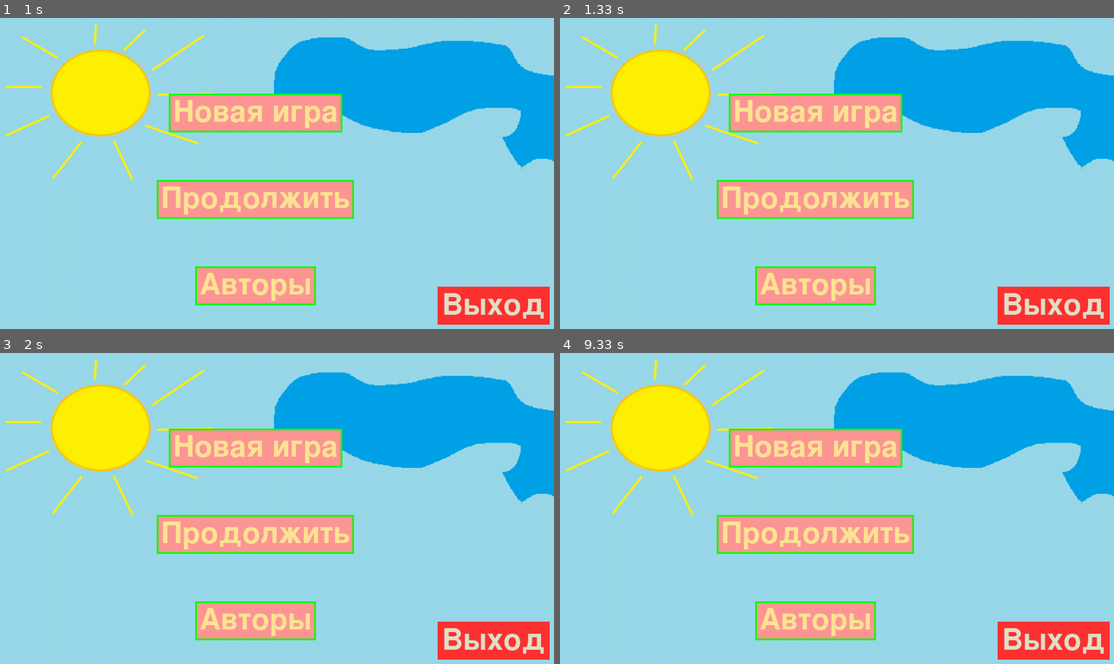
Above: before the commit, frames 1-4 (two rows, left to right).
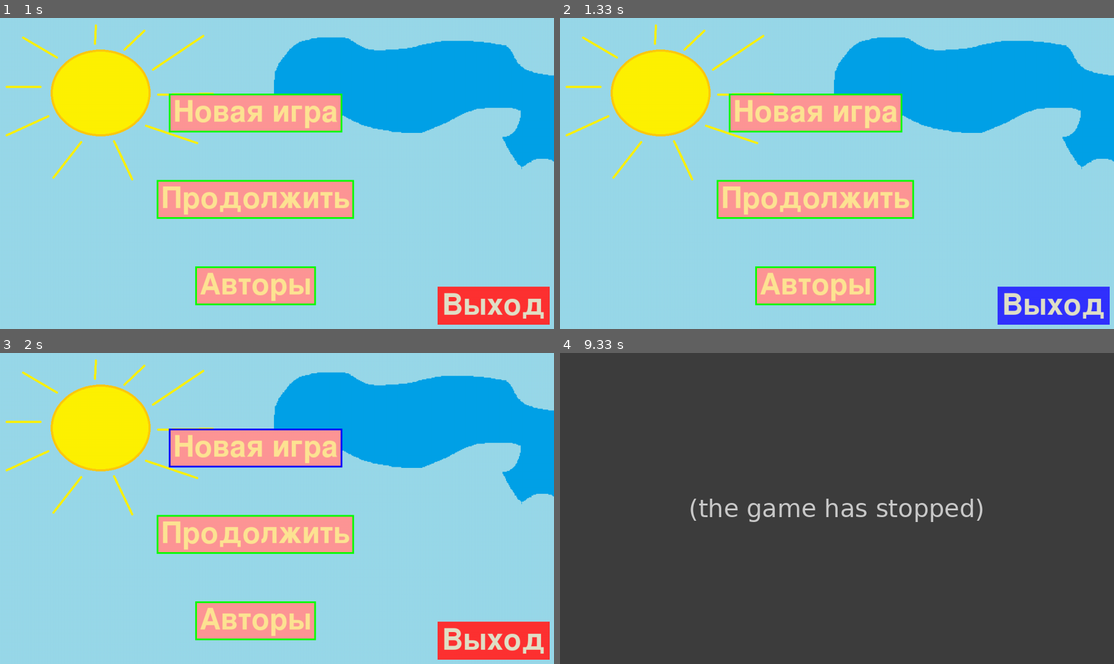
Above: after the commit, the same moments.

Repository: realReloadTime/GoodAppsProduction
Game: pygame game, started from start.py
The game is run twice, just before and just after one commit, with the same random seed, the same clock (stepped at 60 frames per second) and the same inputs.
Inputs (mouse positions are in pixels of both pictures, inside the frame that each line leads up to):
- Up to frame 1 (1 s): click "Новая игра" at 0.38 s; press the mouse at (254, 198) at 0.7 s; move the mouse to (166, 182) at 0.8 s; release the mouse at (77, 164) at 0.93 s
- Up to frame 2 (1.33 s): press the mouse at (814, 198) at 1.03 s; move the mouse to (931, 245) at 1.13 s; release the mouse at (1047, 291) at 1.27 s
- Up to frame 3 (2 s): press the mouse at (254, 446) at 1.37 s; move the mouse to (238, 502) at 1.47 s; release the mouse at (221, 558) at 1.6 s; click (210, 464) at 1.72 s
- Up to frame 4 (9.33 s): press the mouse at (814, 620) at 2.03 s; move the mouse to (781, 611) at 2.13 s; release the mouse at (753, 598) at 2.27 s; press the mouse at (814, 533) at 2.37 s; move the mouse to (842, 489) at 2.47 s; release the mouse at (870, 446) at 2.6 s; press the mouse at (814, 533) at 2.7 s; move the mouse to (909, 558) at 2.8 s; release the mouse at (1008, 583) at 2.93 s; press the mouse at (814, 533) at 3.53 s; move the mouse to (770, 527) at 3.63 s; release the mouse at (720, 520) at 3.77 s; press the mouse at (814, 533) at 3.87 s; move the mouse to (842, 477) at 3.97 s; release the mouse at (870, 424) at 4.1 s; press the mouse at (814, 446) at 6.2 s; move the mouse to (842, 455) at 6.3 s; release the mouse at (870, 464) at 6.43 s; press the mouse at (814, 533) at 6.53 s; move the mouse to (809, 536) at 6.63 s; release the mouse at (798, 536) at 6.77 s; press the mouse at (814, 446) at 6.87 s; move the mouse to (870, 486) at 6.97 s; release the mouse at (925, 524) at 7.1 s; press the mouse at (1053, 639) at 9.2 s; move the mouse to (942, 517) at 9.3 s

Frame 1 is identical in both runs. In frame 2, 2.0% of the frame differs, in the area x 78-100%, y 86-99%; in frame 3, 0.5%; in frame 4, 100%, in the area x 0-100%, y 0-100%.
After the commit the program exited at 9.2 s; later frames show no game.

Commit message:
repaired lighting buttons, added new functions, excluded collision with other screens, added new tasks, setup exit button

Diff:
--- a/start.py
+++ b/start.py
@@ -1,3 +1,7 @@
+# ЗАДАЧИ  !!!
+# Нарисовать фоны для экранов, анимации(не в приоритете)
+# Перенести код отрисовки главного меню в специальную функцию draw_menu
+# Начать разработку дата базы для сохранения данных
 import pygame
 from win32api import GetSystemMetrics
 
@@ -25,7 +29,9 @@
         pygame.display.set_caption('Продай и отдай')
         clock = pygame.time.Clock()
         buttons = [['Новая игра', 0], ['Продолжить', 0], ['Авторы', 0], ['Выйти', 0]]  # названия и состояния кнопок
-        button_location = []  # расположение кнопок
+
+        # расположение кнопок
+        button_location = []  # ЗАПИСЬ ПО СХЕМЕ [x0 - обводка, y0 - обводка, ширина + обводка, высота + обводка]
         running = True
 
         while running:
@@ -37,11 +43,18 @@
                     running = False
 
                 if event.type == pygame.MOUSEMOTION:
-                    for x, y, w, h in button_location:
-                        if x <= event.pos[0] <= x + w and y <= event.pos[1] <= y + h:
-                            buttons[button_location.index([x, y, w, h])][1] = 1
-                        else:
-                            buttons[button_location.index([x, y, w, h])][1] = 0
+
+                    # ограничитель, исключает коллапс с другими экранами
+                    if self.selected_screen == self.all_screens[0]:
+                        for x, y, w, h in button_location:
+                            if x <= event.pos[0] <= x + w and y <= event.pos[1] <= y + h:
+                                buttons[button_location.index([x, y, w, h])][1] = 1
+                            else:
+                                buttons[button_location.index([x, y, w, h])][1] = 0
+                if event.type == pygame.MOUSEBUTTONDOWN:
+                    if button_location[3][0] <= event.pos[0] <= button_location[3][0] + button_location[3][2] and\
+                            button_location[3][1] <= event.pos[1] <= button_location[3][1] + button_location[3][3]:
+                        running = False
             if not running:
                 continue
 
@@ -57,8 +70,10 @@
                     text_y = self.height // 3 - text.get_height() // 2 - 20 + i * 200
                     text_w = text.get_width()
                     text_h = text.get_height()
-                    if len(button_location) != 4:
-                        button_location.append([text_x, text_y, text_w, text_h])  # запись занимаемых координат кнопкой
+                    if len(button_location) != 4:  # избегаем перепись координат кнопок
+                        button_location.append([text_x - 10, text_y - 10,
+                                                text_w + 20, text_h + 20])  # запись занимаемых координат кнопкой
+
                     pygame.draw.rect(self.screen, (255, 150, 150), (text_x - 10, text_y - 10,
                                                                     text_w + 20, text_h + 20), 0)  # фон текста
                     if buttons[i][1] == 0:
@@ -80,9 +95,13 @@
                 text_w = text.get_width()
                 text_h = text.get_height()
                 if len(button_location) != 4:
-                    button_location.append([text_x, text_y, text_w, text_h])
-                pygame.draw.rect(self.screen, (255, 50, 50), (text_x - 10, text_y - 10,
-                                                              text_w + 20, text_h + 20), 0)
+                    button_location.append([text_x - 10, text_y - 10, text_w + 20, text_h + 20])
+                if buttons[3][1] == 0:
+                    pygame.draw.rect(self.screen, (255, 50, 50), (text_x - 10, text_y - 10,
+                                                                  text_w + 20, text_h + 20), 0)
+                elif buttons[3][1] == 1:
+                    pygame.draw.rect(self.screen, (50, 50, 255), (text_x - 10, text_y - 10,
+                                                                  text_w + 20, text_h + 20), 0)
 
                 self.screen.blit(text, (text_x, text_y))
 
@@ -112,5 +131,17 @@
         self.rect.left, self.rect.top = location
 
 
+def draw_main_menu():  # перенести сюда простыню из app_running
+    pass
+
+
+def starting_screen():  # здесь будет рисоваться стартовый экран
+    pass
+
+
+def desktop_screen():  # здесь будет рисоваться "рабочий" стол
+    pass
+
+
 if __name__ == '__main__':
     app = SellAndGive()
